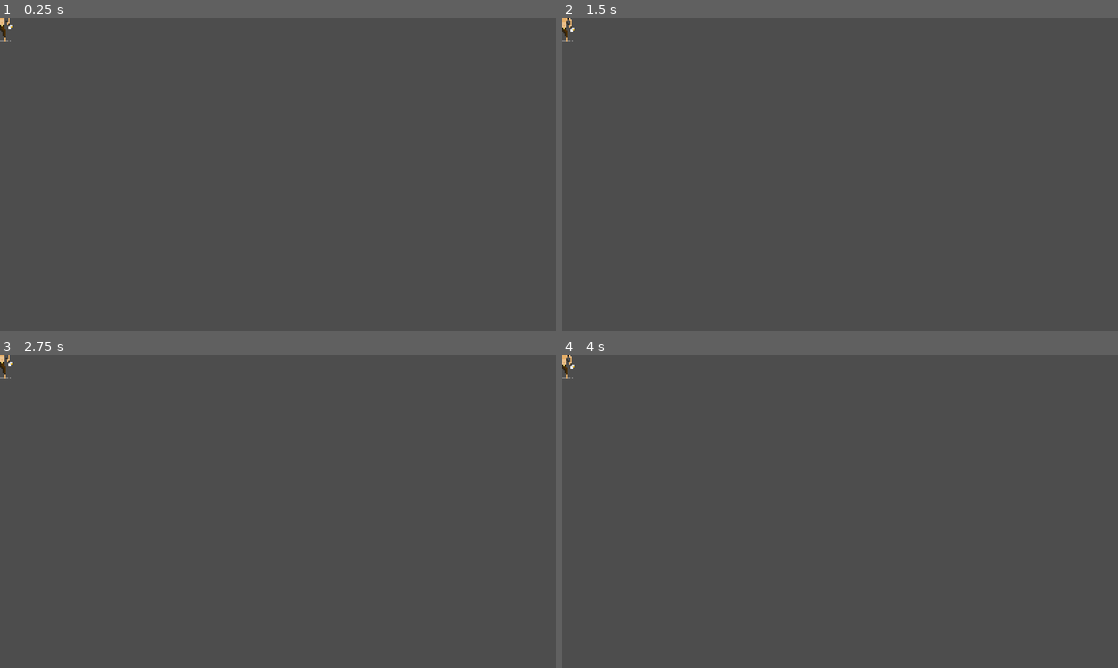
Above: before the commit, frames 1-4 (two rows, left to right).
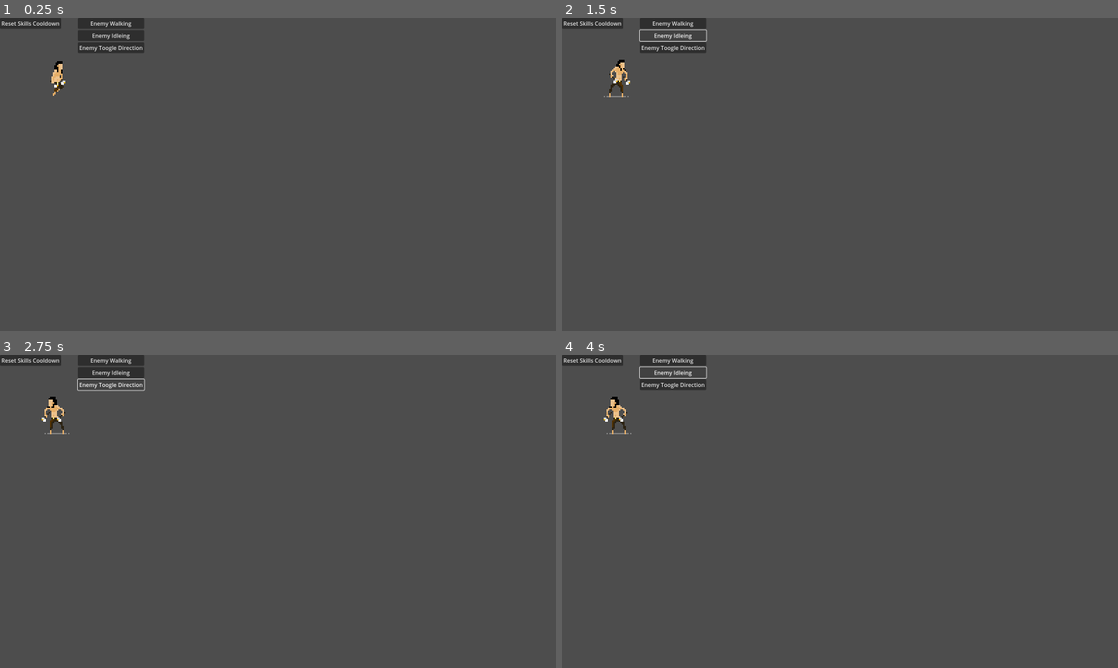
Above: after the commit, the same moments.

Repository: GesunderApfel/TowerDefense_Prototype
Game: Godot game, scene res://scenes/combat/combat_test/test_enemy.tscn
The game is run twice, just before and just after one commit, with the same random seed, the same clock (stepped at 60 frames per second) and the same inputs. The project has no main scene, so this scene is started directly.
Inputs (mouse positions are in pixels of both pictures, inside the frame that each line leads up to):
- Up to frame 1 (0.25 s): no input
- Up to frame 2 (1.5 s): click (673, 24) at 0.5 s, where only the run after the commit has a clickable "Enemy Walking"; click (673, 36) at 1.25 s, where only the run after the commit has a clickable "Enemy Idleing"
- Up to frame 3 (2.75 s): click (111, 386) at 2 s, where only the run after the commit has a clickable "Enemy Toogle Direction"
- Up to frame 4 (4 s): click (673, 361) at 2.75 s, where only the run after the commit has a clickable "Enemy Walking"; click (673, 373) at 3.5 s, where only the run after the commit has a clickable "Enemy Idleing"

The runs differ from the first frame. In frame 1, 1.6% of the frame differs, in the area x 0-26%, y 0-25%; in frame 2, 1.5%; in frame 3, 1.5%; in frame 4, 1.5%.

Commit message:
animations are now controlled by state machine | enemys can flip directions

Diff:
--- a/scenes/combat/combat_test/test_enemy.tscn
+++ b/scenes/combat/combat_test/test_enemy.tscn
@@ -1,11 +1,33 @@
-[gd_scene load_steps=28 format=3 uid="uid://kd4xv22ktbk8"]
+[gd_scene load_steps=38 format=3 uid="uid://kd4xv22ktbk8"]
 
 [ext_resource type="Script" path="res://scripts/combat/enemy_test.gd" id="1_6duvw"]
 [ext_resource type="Texture2D" uid="uid://bsx3bcku7oeis" path="res://assets/graphics/combat/combat_test_graphics/pixelAxeBandit/Axe Bandit Attack.png" id="2_ph6rl"]
+[ext_resource type="PackedScene" uid="uid://oxop7s84xh2o" path="res://scenes/combat/debug/combat_debug_ui.tscn" id="2_s4iao"]
 [ext_resource type="Texture2D" uid="uid://ceyx3ssv54iea" path="res://assets/graphics/combat/combat_test_graphics/pixelAxeBandit/Axe Bandit.png" id="3_sti7g"]
 [ext_resource type="Texture2D" uid="uid://dgdveeepmxvqc" path="res://assets/graphics/combat/combat_test_graphics/pixelAxeBandit/axe bandit run.png" id="4_0mlg0"]
 
-[sub_resource type="AnimationNodeStateMachine" id="AnimationNodeStateMachine_1wcct"]
+[sub_resource type="AnimationNodeAnimation" id="AnimationNodeAnimation_dcaqb"]
+animation = &"idle"
+
+[sub_resource type="AnimationNodeAnimation" id="AnimationNodeAnimation_c7buf"]
+animation = &"walk"
+
+[sub_resource type="AnimationNodeBlendSpace1D" id="AnimationNodeBlendSpace1D_udweh"]
+blend_point_0/node = SubResource("AnimationNodeAnimation_dcaqb")
+blend_point_0/pos = 0.0
+blend_point_1/node = SubResource("AnimationNodeAnimation_c7buf")
+blend_point_1/pos = 1.0
+blend_mode = 1
+
+[sub_resource type="AnimationNodeStateMachineTransition" id="AnimationNodeStateMachineTransition_nvqu8"]
+advance_mode = 2
+
+[sub_resource type="AnimationNodeStateMachine" id="AnimationNodeStateMachine_6m1py"]
+states/IsMoving/node = SubResource("AnimationNodeBlendSpace1D_udweh")
+states/IsMoving/position = Vector2(427, 100)
+states/Start/position = Vector2(184, 100)
+transitions = ["Start", "IsMoving", SubResource("AnimationNodeStateMachineTransition_nvqu8")]
+graph_offset = Vector2(-32, -38)
 
 [sub_resource type="AtlasTexture" id="AtlasTexture_q0c2f"]
 atlas = ExtResource("2_ph6rl")
@@ -168,22 +190,153 @@
 "texture": SubResource("AtlasTexture_8rnss")
 }],
 "loop": true,
-"name": &"run",
+"name": &"walk",
 "speed": 12.0
 }]
 
+[sub_resource type="Animation" id="Animation_xvpet"]
+resource_name = "idle"
+length = 0.5
+loop_mode = 1
+tracks/0/type = "value"
+tracks/0/imported = false
+tracks/0/enabled = true
+tracks/0/path = NodePath("AnimatedSprite2D:animation")
+tracks/0/interp = 1
+tracks/0/loop_wrap = true
+tracks/0/keys = {
+"times": PackedFloat32Array(0),
+"transitions": PackedFloat32Array(1),
+"update": 1,
+"values": [&"idle"]
+}
+tracks/1/type = "value"
+tracks/1/imported = false
+tracks/1/enabled = true
+tracks/1/path = NodePath("AnimatedSprite2D:frame")
+tracks/1/interp = 1
+tracks/1/loop_wrap = true
+tracks/1/keys = {
+"times": PackedFloat32Array(0, 0.1, 0.2, 0.3, 0.4),
+"transitions": PackedFloat32Array(1, 1, 1, 1, 1),
+"update": 1,
+"values": [1, 2, 3, 4, 5]
+}
+
+[sub_resource type="Animation" id="Animation_q4tl2"]
+length = 0.001
+tracks/0/type = "value"
+tracks/0/imported = false
+tracks/0/enabled = true
+tracks/0/path = NodePath("AnimatedSprite2D:animation")
+tracks/0/interp = 1
+tracks/0/loop_wrap = true
+tracks/0/keys = {
+"times": PackedFloat32Array(0),
+"transitions": PackedFloat32Array(1),
+"update": 1,
+"values": [&"idle"]
+}
+tracks/1/type = "value"
+tracks/1/imported = false
+tracks/1/enabled = true
+tracks/1/path = NodePath("AnimatedSprite2D:frame")
+tracks/1/interp = 1
+tracks/1/loop_wrap = true
+tracks/1/keys = {
+"times": PackedFloat32Array(0),
+"transitions": PackedFloat32Array(1),
+"update": 1,
+"values": [0]
+}
+
+[sub_resource type="Animation" id="Animation_8ecui"]
+resource_name = "walk"
+length = 0.7
+loop_mode = 1
+tracks/0/type = "value"
+tracks/0/imported = false
+tracks/0/enabled = true
+tracks/0/path = NodePath("AnimatedSprite2D:animation")
+tracks/0/interp = 1
+tracks/0/loop_wrap = true
+tracks/0/keys = {
+"times": PackedFloat32Array(0.1),
+"transitions": PackedFloat32Array(1),
+"update": 1,
+"values": [&"walk"]
+}
+tracks/1/type = "value"
+tracks/1/imported = false
+tracks/1/enabled = true
+tracks/1/path = NodePath("AnimatedSprite2D:frame")
+tracks/1/interp = 1
+tracks/1/loop_wrap = true
+tracks/1/keys = {
+"times": PackedFloat32Array(0, 0.1, 0.2, 0.3, 0.4, 0.5, 0.6),
+"transitions": PackedFloat32Array(1, 1, 1, 1, 1, 1, 1),
+"update": 1,
+"values": [1, 2, 3, 4, 5, 6, 7]
+}
+
+[sub_resource type="Animation" id="Animation_kvjdg"]
+resource_name = "attack"
+length = 0.5
+loop_mode = 1
+tracks/0/type = "value"
+tracks/0/imported = false
+tracks/0/enabled = true
+tracks/0/path = NodePath("AnimatedSprite2D:animation")
+tracks/0/interp = 1
+tracks/0/loop_wrap = true
+tracks/0/keys = {
+"times": PackedFloat32Array(0),
+"transitions": PackedFloat32Array(1),
+"update": 1,
+"values": [&"attack"]
+}
+tracks/1/type = "value"
+tracks/1/imported = false
+tracks/1/enabled = true
+tracks/1/path = NodePath("AnimatedSprite2D:frame")
+tracks/1/interp = 1
+tracks/1/loop_wrap = true
+tracks/1/keys = {
+"times": PackedFloat32Array(0, 0.1, 0.2, 0.3, 0.4, 0.5),
+"transitions": PackedFloat32Array(1, 1, 1, 1, 1, 1),
+"update": 1,
+"values": [1, 2, 3, 4, 5, 6]
+}
+
+[sub_resource type="AnimationLibrary" id="AnimationLibrary_df5fh"]
+_data = {
+"RESET": SubResource("Animation_q4tl2"),
+"attack": SubResource("Animation_kvjdg"),
+"idle": SubResource("Animation_xvpet"),
+"walk": SubResource("Animation_8ecui")
+}
+
 [node name="TestEnemy" type="Node2D"]
 script = ExtResource("1_6duvw")
 
+[node name="CombatDebugUI" parent="." instance=ExtResource("2_s4iao")]
+
 [node name="EnemyAnimator" type="Node" parent="."]
 
 [node name="AnimationTree" type="AnimationTree" parent="EnemyAnimator"]
-tree_root = SubResource("AnimationNodeStateMachine_1wcct")
+active = false
+tree_root = SubResource("AnimationNodeStateMachine_6m1py")
+anim_player = NodePath("../AnimationPlayer")
+parameters/IsMoving/blend_position = 1.0
 
 [node name="AnimatedSprite2D" type="AnimatedSprite2D" parent="EnemyAnimator"]
 texture_filter = 1
+position = Vector2(160, 160)
 scale = Vector2(4, 4)
 sprite_frames = SubResource("SpriteFrames_4bak4")
 animation = &"idle"
-autoplay = "idle"
-frame_progress = 0.77028
+
+[node name="AnimationPlayer" type="AnimationPlayer" parent="EnemyAnimator"]
+libraries = {
+"": SubResource("AnimationLibrary_df5fh")
+}
--- a/scripts/combat/combat_debug_ui.gd
+++ b/scripts/combat/combat_debug_ui.gd
@@ -7,6 +7,7 @@
 func _ready():
 	CombatDebug.set_debug_button_binding_container(vbc_method_binder_buttons)
 	CombatDebug.set_fixed_debug_button_binding_container(vbc_fixed_debug_buttons)
+	print("Debug Buttons")
 	pass
 
 
--- a/scripts/combat/enemy_test.gd
+++ b/scripts/combat/enemy_test.gd
@@ -29,17 +29,25 @@
 
 var target #what is the next target of action -> for now carriage
 
-var animator #object which controls animations and events (e.g. animation_end)
-# -> probably in-build timeline, must be possible to create different variants
-# TODO research if possible with resource file type (see player_skills)
-# if not, we can create a custom node for each combat participiant and name the events the same
-
 @export var combat_movement_type = CombatMovementType.GROUNDED
 @export var combat_attack_type = CombatAttackType.MELEE
+
+# Animation
+@onready var animation_tree = $EnemyAnimator/AnimationTree
+@onready var sprite = $EnemyAnimator/AnimatedSprite2D
+var is_looking_left = false
+
+func _ready():
+	animation_tree.active = true
+	CombatDebug.bind_debug_method(debug_walk, "Enemy Walking")
+	CombatDebug.bind_debug_method(debug_idle, "Enemy Idleing")
+	CombatDebug.bind_debug_method(debug_toogle_look_direction, "Enemy Toogle Direction")
 
 func _process(delta):
 	if target == null:
 		return
+
+	sprite.flip_h = is_looking_left
 
 	match current_state:
 		EnemyState.GO_TO_TARGET:
@@ -54,6 +62,10 @@
 
 
 func go_to_target():
+	# walk animation
+	# move to target
+	# check if target is in attack range
+	# if yes -> change state to attack
 	pass
 
 func attack():
@@ -82,3 +94,14 @@
 	else:
 		current_state= EnemyState.GET_HIT
 	pass
+
+
+func debug_walk():
+	animation_tree.set("parameters/IsMoving/blend_position", 1)
+
+func debug_idle():
+	animation_tree.set("parameters/IsMoving/blend_position", 0)
+
+func debug_toogle_look_direction():
+	is_looking_left = not is_looking_left
+	sprite.flip_h = is_looking_left
